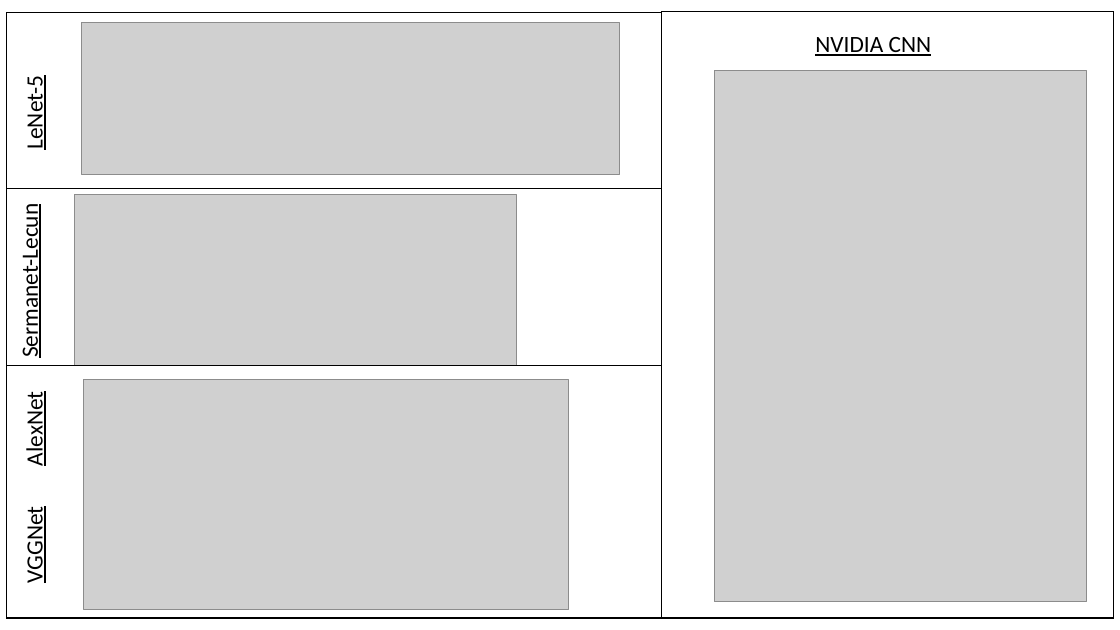
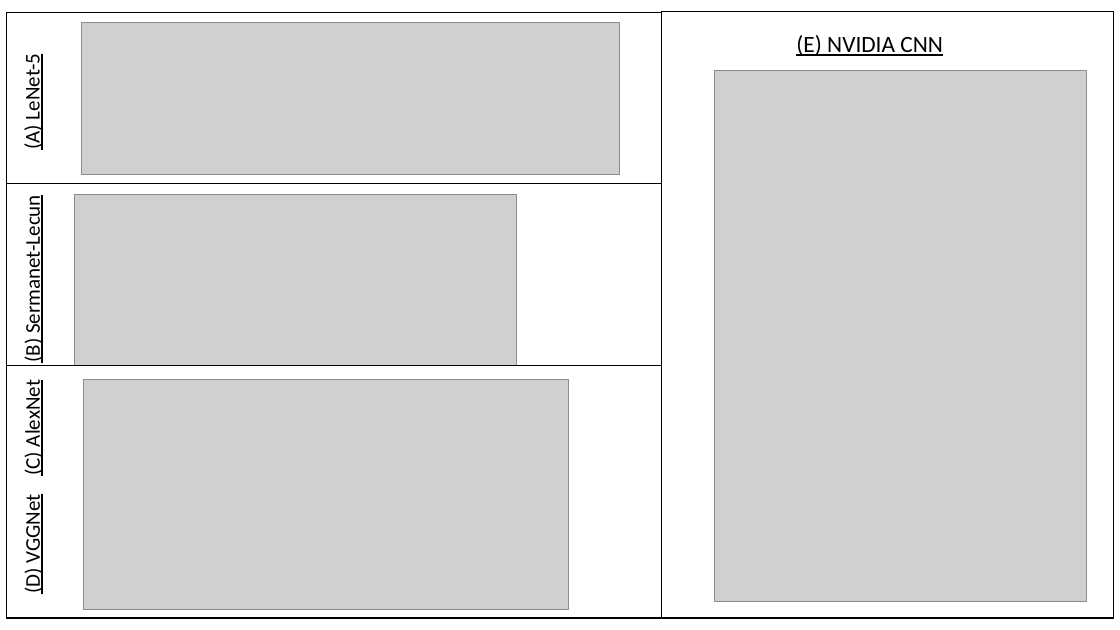
Before and after one commit to svanimisetti/CarND-Traffic-Sign-Classifier-Project, a slide deck: slide 1 of writeup/cnn_comparison.pptx. Drawn at 1120x630 pixels with LibreOffice and Linux fonts; fonts in the diff are those of the drawing; grey boxes stand for pictures. Boxes give left, top, right and bottom in pixels: in the first picture for what was removed or moved away, otherwise in the second. Text is boxed around its words. In the diff, an @@ line names an element or a change of style, - is before the commit and + after.

```diff
--- a/writeup/cnn_comparison.pptx
+++ b/writeup/cnn_comparison.pptx
@@ rectangle: place and size @@
-rectangle at (7, 12, 662, 188)
+rectangle at (7, 12, 662, 183)
@@ text at (20, 59, 46, 150): text changed; size 20 to 18 pt @@
-LeNet-5
+(A) LeNet-5
@@ text at (796, 35, 943, 56): text changed @@
-NVIDIA CNN
+(E) NVIDIA CNN
@@ rectangle: place and size @@
-rectangle at (7, 188, 662, 365)
+rectangle at (7, 184, 662, 365)
@@ text at (20, 208, 46, 362): text changed; size 20 to 18 pt @@
-Sermanet-Lecun
+(B) Sermanet-Lecun
@@ text at (20, 386, 46, 476): text changed; size 20 to 18 pt @@
-AlexNet
+(C) AlexNet
@@ text at (20, 500, 46, 594): text changed; size 20 to 18 pt @@
-VGGNet
+(D) VGGNet
```
Also in this commit, not shown: 1 other file.
